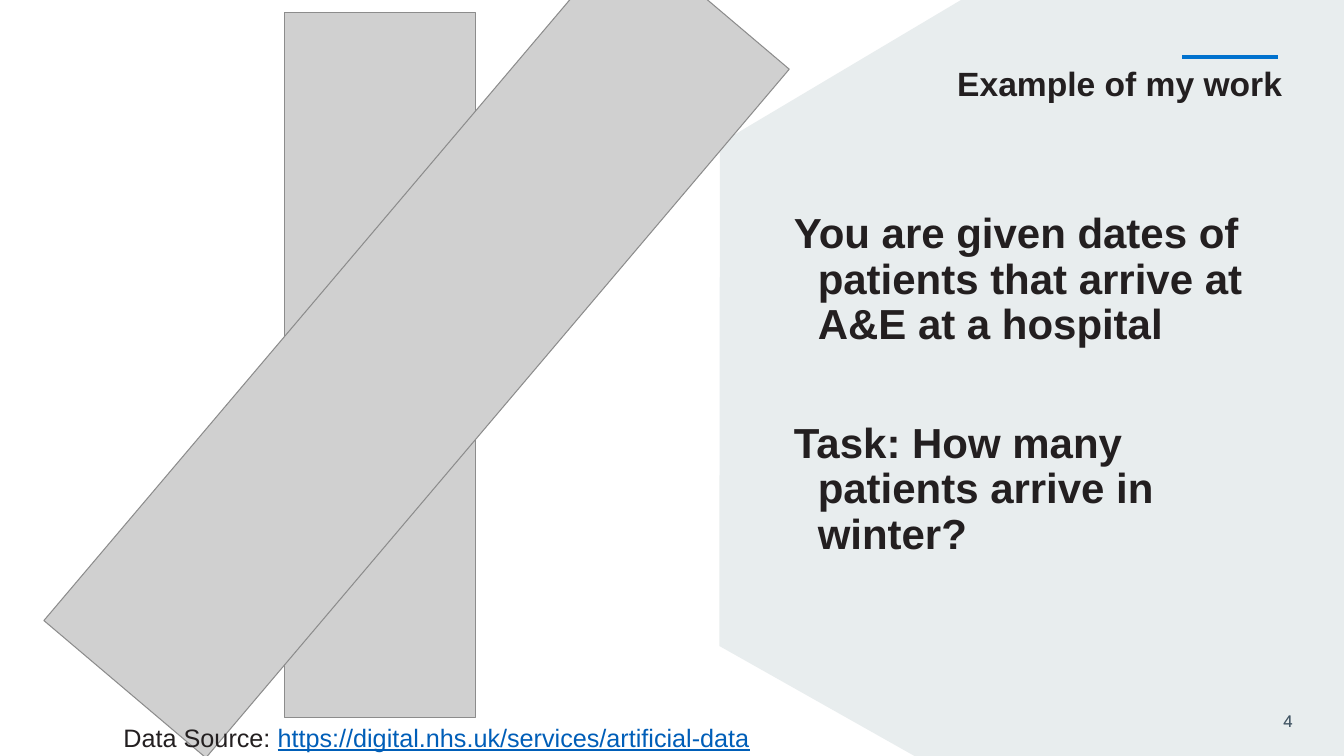
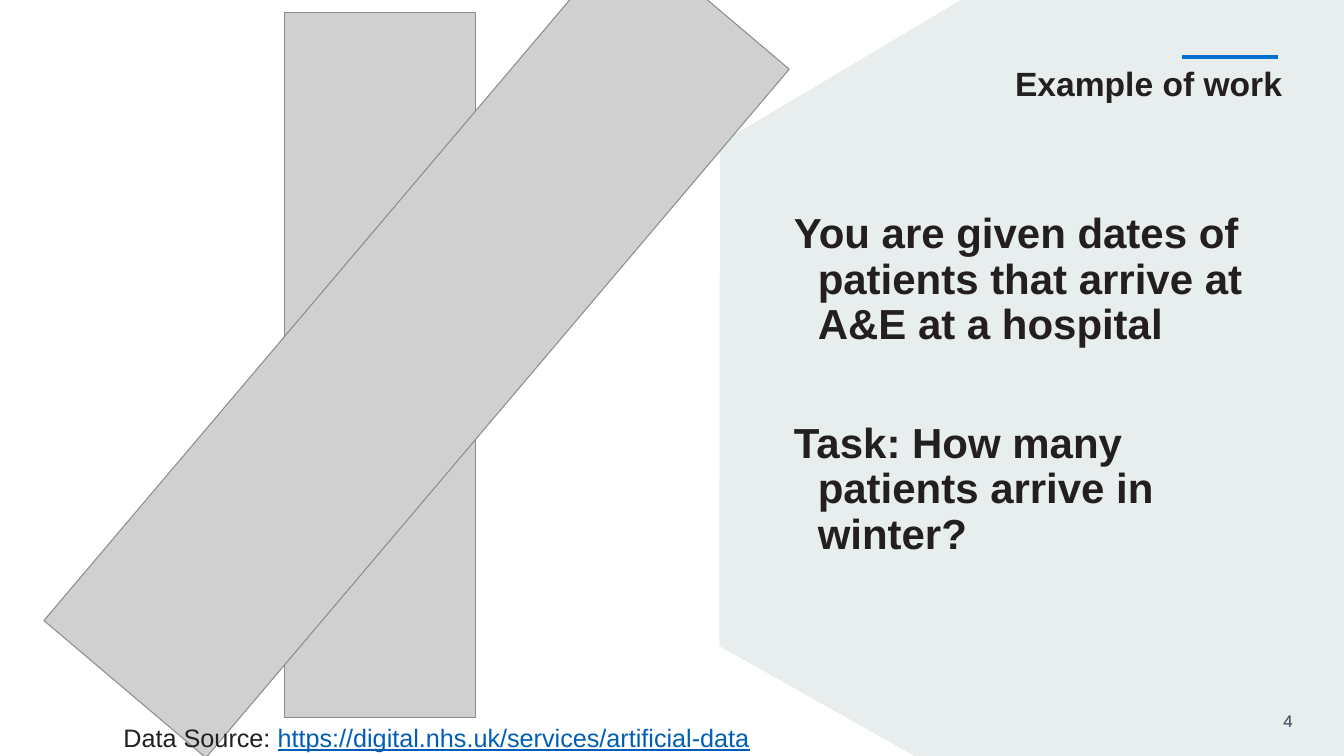
Before and after one commit to NHSDigital/datascience-seminars, a slide deck: slide 4 of All_materials/20230528_School_outreach/Outreach.pptx. Drawn at 1344x756 pixels with LibreOffice and Linux fonts; fonts in the diff are those of the drawing; grey boxes stand for pictures; background and template pictures are left out. Boxes give left, top, right and bottom in pixels: in the first picture for what was removed or moved away, otherwise in the second. Text is boxed around its words. In the diff, an @@ line names an element or a change of style, - is before the commit and + after.

```diff
--- a/All_materials/20230528_School_outreach/Outreach.pptx
+++ b/All_materials/20230528_School_outreach/Outreach.pptx
@@ text at (1015,71,1282,103): text changed @@
-Example of my work
+Example of work
```
Also in this commit, not shown: 4 other slides changed, 1 slide removed.
